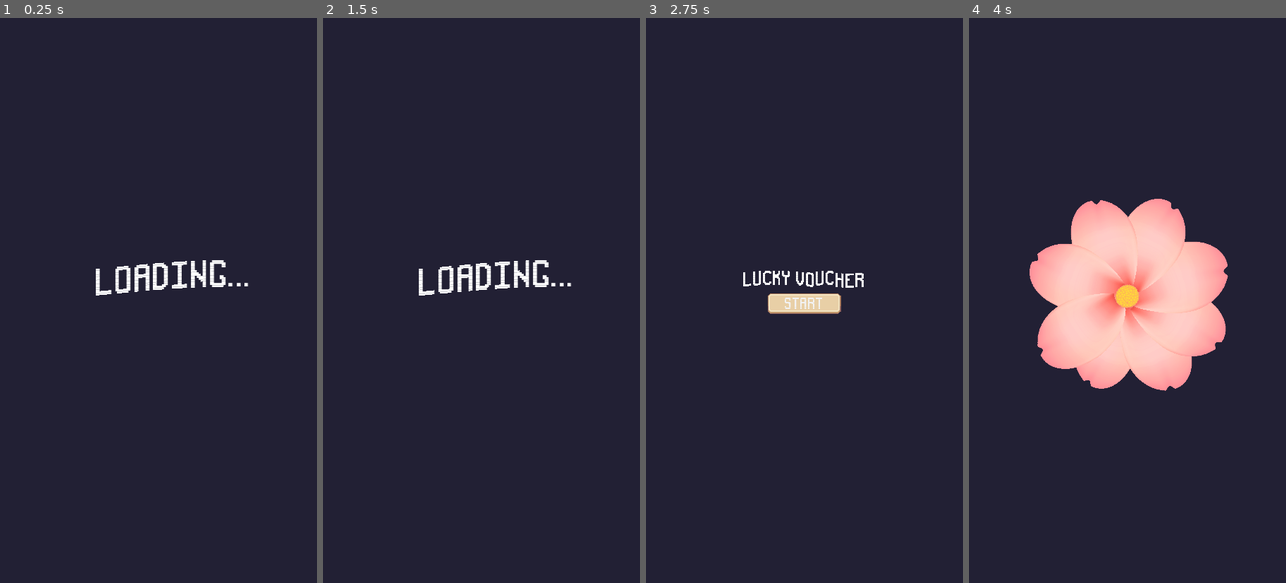
Above: before the commit, frames 1-4 (left to right).
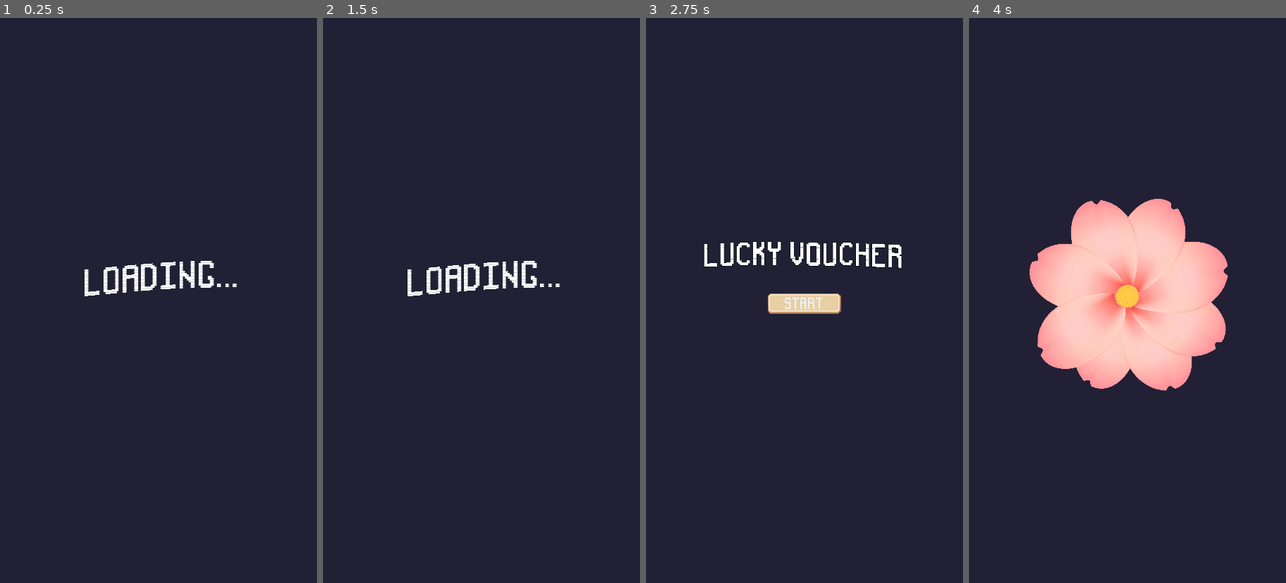
Above: after the commit, the same moments.

Repository: yv0503/DoesSheLovesMe
Game: Godot game, scene res://scenes/tcsn/loading.tscn
Two runs of this game, one before a commit and one after it. Both use one fixed random seed, a clock stepped at 60 frames per second and the inputs below.
Inputs (mouse positions are in pixels of both pictures, inside the frame that each line leads up to):
- Up to frame 1 (0.25 s): no input
- Up to frame 2 (1.5 s): no input
- Up to frame 3 (2.75 s): no input
- Up to frame 4 (4 s): click "Start" at 2.75 s; click (1111, 345) at 3.5 s

The runs differ from the first frame. In frame 1, 1.2% of the frame differs, in the area x 26-79%, y 42-50%; in frame 2, 1.2%; in frame 3, 1.7%, in the area x 18-81%, y 39-48%; in frame 4, nothing differs.

Commit message:
Added Winning/Losing probability

Diff:
--- a/scenes/font_settings/label_1.tres
+++ b/scenes/font_settings/label_1.tres
@@ -3,5 +3,8 @@
 [ext_resource type="FontFile" uid="uid://2gm83ci1c064" path="res://sprites/fonts/pixelFont-7-8x14-sproutLands.ttf" id="1_hebao"]
 
 [resource]
+line_spacing = 40.0
 font = ExtResource("1_hebao")
 font_size = 61
+outline_size = 5
+outline_color = Color(0, 0, 0, 1)
--- /dev/null
+++ b/scenes/font_settings/label_3.tres
@@ -0,0 +1,10 @@
+[gd_resource type="LabelSettings" load_steps=2 format=3 uid="uid://dg8qy6jybduu4"]
+
+[ext_resource type="FontFile" uid="uid://2gm83ci1c064" path="res://sprites/fonts/pixelFont-7-8x14-sproutLands.ttf" id="1_wbfww"]
+
+[resource]
+line_spacing = 40.0
+font = ExtResource("1_wbfww")
+font_size = 100
+outline_size = 5
+outline_color = Color(0, 0, 0, 1)
--- a/scenes/scripts/QRCODE/qr_view.gd
+++ b/scenes/scripts/QRCODE/qr_view.gd
@@ -9,5 +9,5 @@
 	qr_code.error_correct_level = Global.error_correction_level
 	var texture: ImageTexture = qr_code.get_texture(Global.qr_text)
 
-	text_label.text = "Text : " + Global.qr_text
+	text_label.text = Global.qr_text
 	qr_code_image.texture = texture
--- a/scenes/scripts/loser_winner.gd
+++ b/scenes/scripts/loser_winner.gd
@@ -1,6 +1,20 @@
 extends Node
 
+var rndint = RandomNumberGenerator.new()
 var num = 0
-var win_lose: bool = false
+var win_lose: bool
 var qr_text: String = "this thing fucking works"
 var error_correction_level: int = 0
+
+func _ready() -> void:
+	randomWinner()
+
+func randomWinner():
+	rndint.randomize()
+	var random = rndint.randi_range(0,100)
+	for x in range(0,50):
+		if x == random:
+			win_lose = false
+	for x in range(51,100):
+		if x == random:
+			win_lose = true
--- a/scenes/scripts/petal_1.gd
+++ b/scenes/scripts/petal_1.gd
@@ -14,4 +14,4 @@
 	if Global.win_lose == true && Global.num  == 8:
 		get_tree().change_scene_to_file("res://scenes/tcsn/winner.tscn")
 	if Global.win_lose == false && Global.num  == 8:
-		get_tree().change_scene_to_file("res://scenes/tcsn/winner.tscn")
+		get_tree().change_scene_to_file("res://scenes/tcsn/loser.tscn")
--- a/scenes/scripts/start.gd
+++ b/scenes/scripts/start.gd
@@ -10,11 +10,11 @@
 	for x in range(0, 50):
 		if (rndInt == x):
 			get_tree().change_scene_to_file("res://scenes/tcsn/voucher2.tscn")
-	for x in range(50,100):
+	for x in range(51,100):
 		if(rndInt == x):
 			get_tree().change_scene_to_file("res://scenes/tcsn/voucher2.tscn")
 
 func _on_pressed() -> void:
 	on_start_play()
 	Global.num = 0
-	Global.win_lose = false
+	Global.randomWinner()
--- /dev/null
+++ b/scenes/tcsn/jokes.gd
@@ -0,0 +1,20 @@
+extends Label
+
+var joke1 = "Di ka nanalo, may next time pa naman!!!"
+var joke2 = "Ilang pitas mo sa bulaklak di ka niya mahal!!!"
+var joke3 = "Sorry but pls pay the full price!!!"
+var joke4 = "No discount for you!!!"
+var joke5 = "Magrerefresh ng website tapos talo rin naman!!!"
+var joke6 = "Di ka swerte, baka bukas swerte ka na!!!"
+var joke7 = "Kung kaya mo magbackflip may discount ka!!!"
+var joke8 = "Meow Meow"
+var joke9 = "Sarap sana na may discount!!!"
+var joke10 = "Samapalin mo nga yung cashier baka magkadiscount ka!!!"
+var array = [joke1, joke2, joke3, joke4, joke5, joke6, joke7, joke8, joke9, joke10]
+
+var rndint = RandomNumberGenerator.new()
+
+func _on_ready() -> void:
+	rndint.randomize()
+	var n = rndint.randi_range(0,9)
+	$".".text = array[n]
--- a/scenes/tcsn/loading.gd
+++ b/scenes/tcsn/loading.gd
@@ -1,5 +1,4 @@
 extends Node2D
-
 
 func _on_timer_timeout() -> void:
 	get_tree().change_scene_to_file("res://scenes/tcsn/menu.tscn")
--- a/scenes/tcsn/loading.tscn
+++ b/scenes/tcsn/loading.tscn
@@ -31,10 +31,10 @@
 anchor_top = 0.5
 anchor_right = 0.5
 anchor_bottom = 0.5
-offset_left = -993.764
-offset_top = -1190.32
-offset_right = -62.7644
-offset_bottom = -726.32
+offset_left = -1010.52
+offset_top = -1189.03
+offset_right = -79.5229
+offset_bottom = -725.031
 grow_horizontal = 2
 grow_vertical = 2
 theme_override_fonts/font = ExtResource("3_j7mkx")
--- a/scenes/tcsn/loser.tscn
+++ b/scenes/tcsn/loser.tscn
@@ -6,12 +6,20 @@
 [ext_resource type="Texture2D" uid="uid://bcb1308m705nx" path="res://sprites/UI Big Play Button.png" id="2_hvj5e"]
 [ext_resource type="LabelSettings" uid="uid://dd1o01iuf0xj5" path="res://scenes/font_settings/label_2.tres" id="3_e5yhn"]
 [ext_resource type="Script" path="res://scenes/scripts/start.gd" id="3_x6fib"]
+[ext_resource type="LabelSettings" uid="uid://cmrqtgl8q0d6m" path="res://scenes/font_settings/label_1.tres" id="4_qlkqa"]
+[ext_resource type="Script" path="res://scenes/tcsn/jokes.gd" id="5_xpme0"]
 
 [sub_resource type="ShaderMaterial" id="ShaderMaterial_3uw57"]
 shader = ExtResource("2_e8cib")
 shader_parameter/height = 10.0
 shader_parameter/frequency = 5.0
 shader_parameter/speed = 5.0
+
+[sub_resource type="ShaderMaterial" id="ShaderMaterial_vtfxy"]
+shader = ExtResource("2_e8cib")
+shader_parameter/height = 4.0
+shader_parameter/frequency = 3.0
+shader_parameter/speed = 3.0
 
 [sub_resource type="StyleBoxEmpty" id="StyleBoxEmpty_pqnce"]
 
@@ -42,9 +50,9 @@
 anchor_top = 0.5
 anchor_right = 0.5
 anchor_bottom = 0.5
-offset_left = 5.0
+offset_left = 7.0
 offset_top = 97.0
-offset_right = 1077.0
+offset_right = 1079.0
 offset_bottom = 534.0
 grow_horizontal = 2
 grow_vertical = 2
@@ -52,6 +60,21 @@
 label_settings = ExtResource("3_e5yhn")
 horizontal_alignment = 1
 vertical_alignment = 1
+
+[node name="Jokes" type="Label" parent="Label"]
+material = SubResource("ShaderMaterial_vtfxy")
+offset_left = 115.0
+offset_top = 355.0
+offset_right = 943.0
+offset_bottom = 578.0
+theme_override_constants/line_spacing = 200
+label_settings = ExtResource("4_qlkqa")
+horizontal_alignment = 1
+vertical_alignment = 1
+autowrap_mode = 3
+justification_flags = 131
+max_lines_visible = 3
+script = ExtResource("5_xpme0")
 
 [node name="Start" type="Button" parent="Label"]
 layout_mode = 1
@@ -79,4 +102,5 @@
 "
 script = ExtResource("3_x6fib")
 
+[connection signal="ready" from="Label/Jokes" to="Label/Jokes" method="_on_ready"]
 [connection signal="pressed" from="Label/Start" to="Label/Start" method="_on_pressed"]
--- a/scenes/tcsn/menu.tscn
+++ b/scenes/tcsn/menu.tscn
@@ -5,7 +5,7 @@
 [ext_resource type="Texture2D" uid="uid://bcb1308m705nx" path="res://sprites/UI Big Play Button.png" id="2_pfqfb"]
 [ext_resource type="Shader" path="res://scenes/shaders/background.gdshader" id="2_vln7t"]
 [ext_resource type="PackedScene" uid="uid://b41i36u7wnmb8" path="res://scenes/tcsn/background.tscn" id="3_ce1kg"]
-[ext_resource type="LabelSettings" uid="uid://cmrqtgl8q0d6m" path="res://scenes/font_settings/label_1.tres" id="4_sa3ko"]
+[ext_resource type="LabelSettings" uid="uid://dg8qy6jybduu4" path="res://scenes/font_settings/label_3.tres" id="4_qrcov"]
 [ext_resource type="Shader" path="res://scenes/shaders/wavetext.gdshader" id="5_2foi7"]
 
 [sub_resource type="ShaderMaterial" id="ShaderMaterial_jcb36"]
@@ -56,15 +56,15 @@
 layout_mode = 1
 anchors_preset = 10
 anchor_right = 1.0
-offset_top = 832.0
-offset_bottom = 946.0
+offset_top = 751.0
+offset_bottom = 865.0
 grow_horizontal = 2
 theme_override_colors/font_color = Color(1, 1, 1, 1)
 theme_override_colors/font_shadow_color = Color(0, 0, 0, 1)
 theme_override_colors/font_outline_color = Color(0, 0, 0, 1)
 text = "Lucky Voucher
 "
-label_settings = ExtResource("4_sa3ko")
+label_settings = ExtResource("4_qrcov")
 horizontal_alignment = 1
 vertical_alignment = 1
 uppercase = true
--- a/scenes/tcsn/qr_code.tscn
+++ b/scenes/tcsn/qr_code.tscn
@@ -1,6 +1,7 @@
-[gd_scene load_steps=2 format=3 uid="uid://blbwx1inb1rui"]
+[gd_scene load_steps=3 format=3 uid="uid://blbwx1inb1rui"]
 
 [ext_resource type="Script" path="res://scenes/scripts/QRCODE/qr_view.gd" id="1_m8c73"]
+[ext_resource type="LabelSettings" uid="uid://cmrqtgl8q0d6m" path="res://scenes/font_settings/label_1.tres" id="2_g87b8"]
 
 [node name="QRView" type="Control" node_paths=PackedStringArray("text_label", "qr_code_image")]
 layout_mode = 3
@@ -11,20 +12,24 @@
 
 [node name="ColorRect" type="ColorRect" parent="."]
 layout_mode = 0
-offset_left = 2.0
+offset_left = 300.0
 offset_top = 56.0
-offset_right = 502.0
+offset_right = 800.0
 offset_bottom = 556.0
 
 [node name="Text" type="Label" parent="."]
 layout_mode = 2
-offset_left = 1.0
-offset_right = 190.0
-offset_bottom = 23.0
+offset_top = 588.0
+offset_right = 1079.0
+offset_bottom = 763.0
+label_settings = ExtResource("2_g87b8")
+horizontal_alignment = 1
+vertical_alignment = 1
+autowrap_mode = 3
 
 [node name="QRCode" type="TextureRect" parent="."]
 layout_mode = 2
-offset_left = 2.0
+offset_left = 300.0
 offset_top = 56.0
-offset_right = 502.0
+offset_right = 800.0
 offset_bottom = 556.0
--- a/scenes/tcsn/winner.tscn
+++ b/scenes/tcsn/winner.tscn
@@ -18,9 +18,9 @@
 
 [node name="Label" type="Label" parent="."]
 material = SubResource("ShaderMaterial_fa740")
-offset_left = 6.0
+offset_left = 16.0
 offset_top = 167.0
-offset_right = 1075.0
+offset_right = 1085.0
 offset_bottom = 418.0
 size_flags_horizontal = 4
 size_flags_vertical = 1
@@ -30,7 +30,5 @@
 vertical_alignment = 1
 
 [node name="QRView" parent="." instance=ExtResource("4_ggipo")]
-offset_left = 296.0
 offset_top = 984.0
-offset_right = 296.0
 offset_bottom = 984.0
Not shown: 1 places in scenes/tcsn/loser.tscn that only renumber resources
